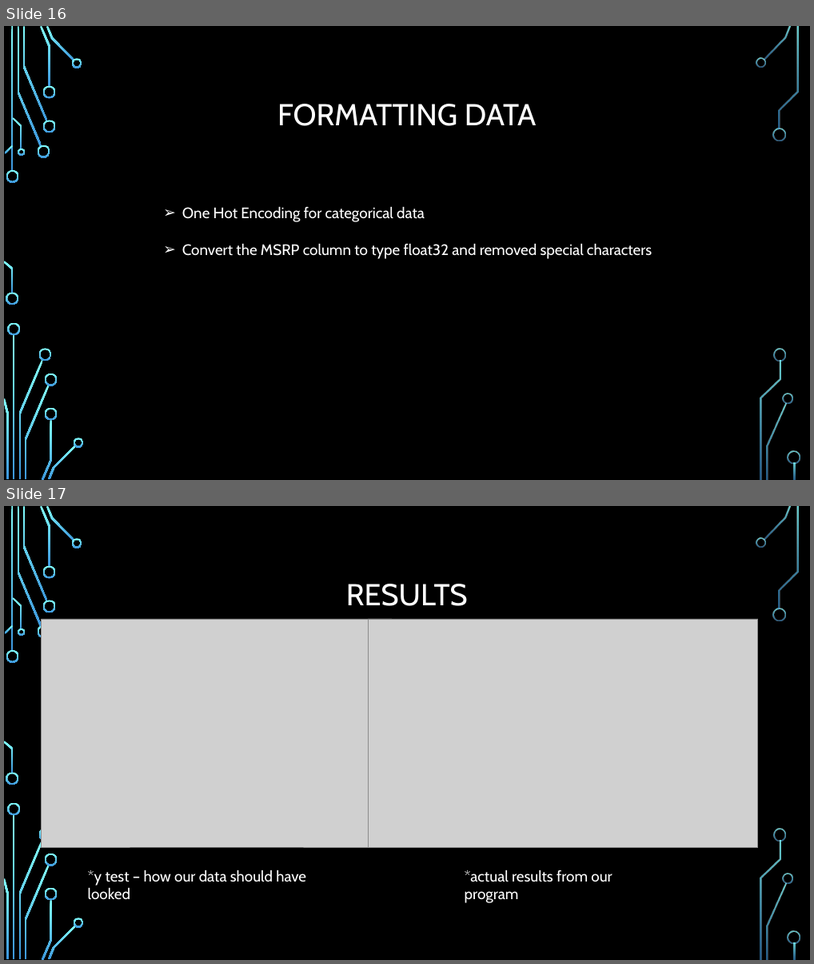
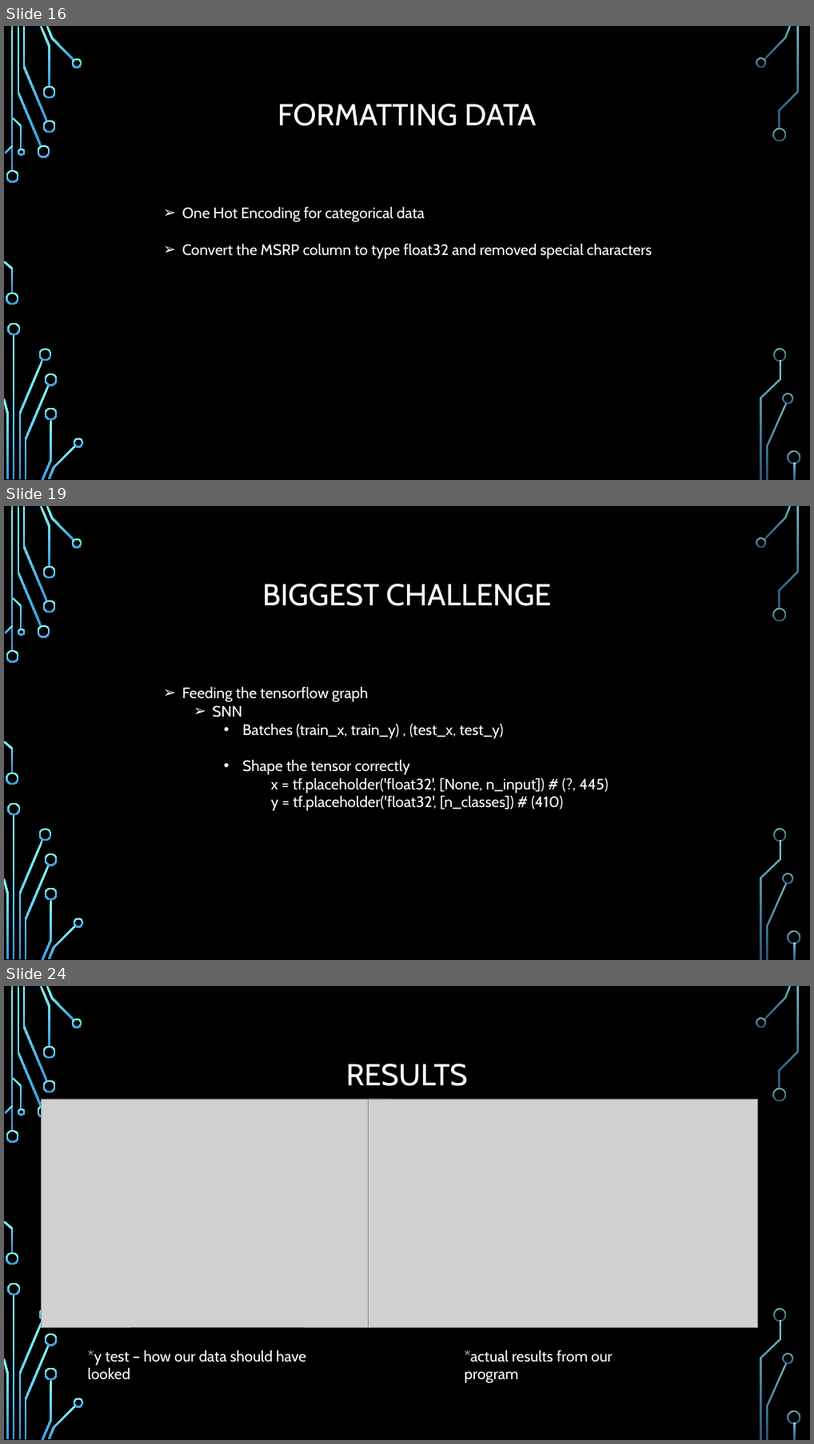
Before and after one commit to knight-coder-llc/AI-Vehicle-Calculator, a slide deck: Final Pres.pptx. Shown one above the other, each under a label of ours: slides 16 and 17 before the commit, slides 16, 19 and 24 after it; the slides between them are not shown. The pictures are 814x964 and 814x1444 pixels, drawn with LibreOffice and Linux fonts; fonts in the diff are those of the drawing; grey boxes stand for pictures; background and template pictures are left out. Boxes give left, top, right and bottom in pixels: in the first picture for what was removed or moved away, otherwise in the second. Text is boxed around its words. In the diff, an @@ line names an element or a change of style, - is before the commit and + after.

Commit message:
added some more slides shaping tensors

```diff
--- a/Final Pres.pptx
+++ b/Final Pres.pptx
@@ slide 19 added at box(4, 506, 810, 960), background picture (left out); not listed: 36 template elements that a slide beside it also shows @@
@@ title added at box(262, 584, 552, 606), 36 pt, text #FFFFFF @@
+BIGGEST CHALLENGE
@@ text added at box(182, 686, 609, 811), 18 pt, text #FFFFFF @@
+  ➢ Feeding the tensorflow graph
+    ➢ SNN
+      • Batches (train_x, train_y) , (test_x, test_y)
+      • Shape the tensor correctly
+        x = tf.placeholder('float32', [None, n_input]) # (?, 445)
+        y = tf.placeholder('float32', [n_classes]) # (410)
@@ what was slide 17 is now slide 24 @@
```
Also in this commit, not shown: 1 slide changed, 6 other slides added.
